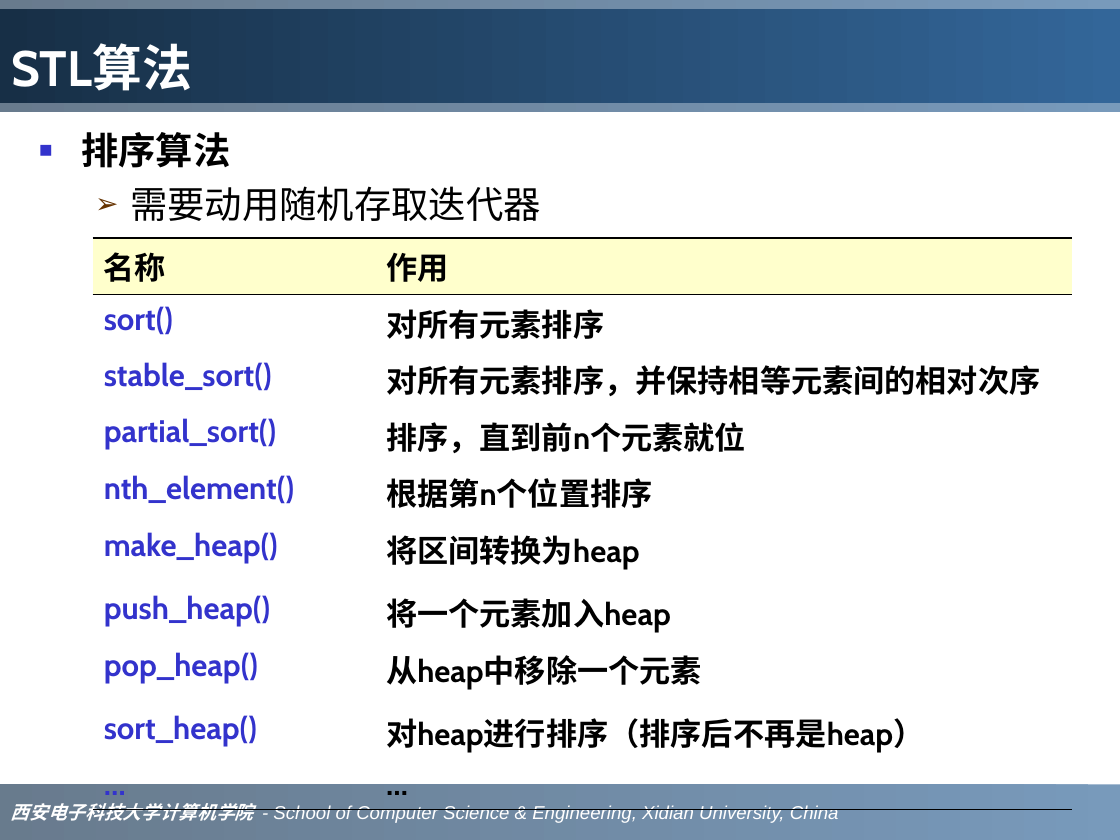
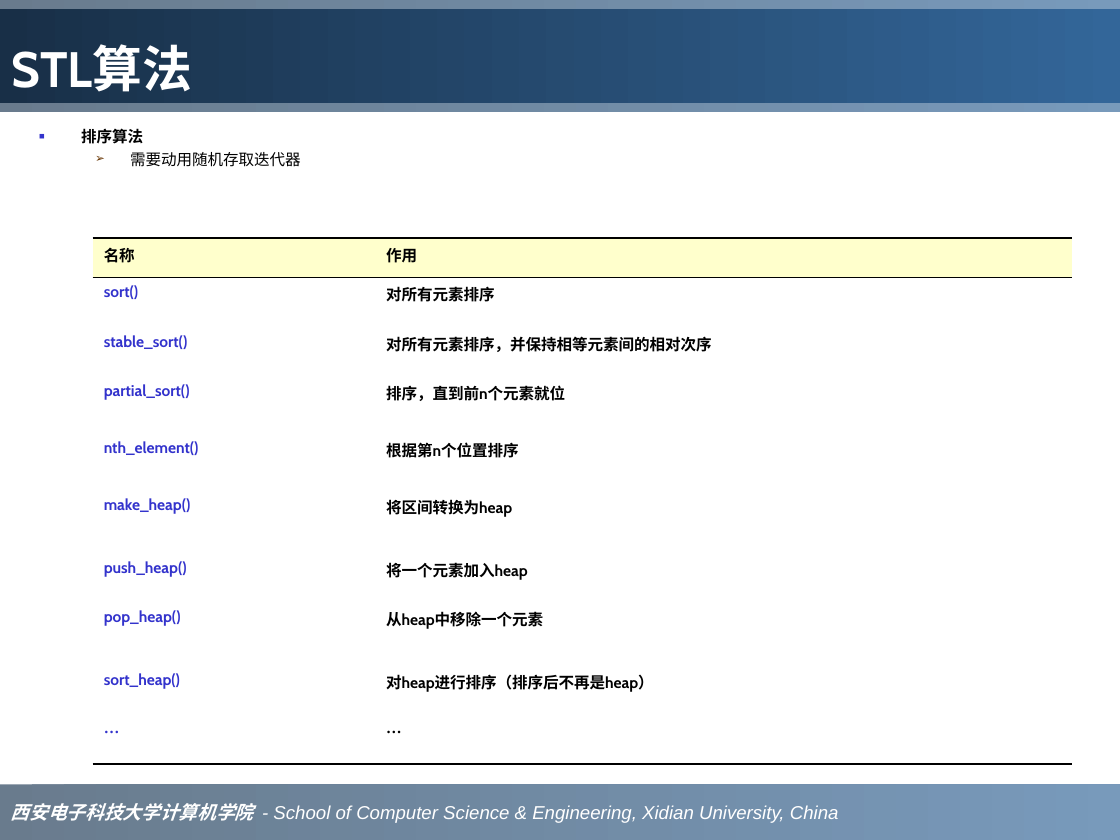
Before and after one commit to sinomiko/reading, a slide deck: slide 76 of source/CPP/C++-STL详解.ppt. Drawn at 1120x840 pixels with LibreOffice and Linux fonts; fonts in the diff are those of the drawing. Boxes give left, top, right and bottom in pixels: in the first picture for what was removed or moved away, otherwise in the second. Text is boxed around its words. In the diff, an @@ line names an element or a change of style, - is before the commit and + after.

```diff
--- a/source/CPP/C++-STL详解.ppt
+++ b/source/CPP/C++-STL详解.ppt
@@ text "排序算法" at bbox=[81, 128, 301, 167]: size 24 to 10 pt; less space between paragraphs @@
@@ table at bbox=[93, 239, 1072, 765] @@
@@ size 20 to 10 pt @@
@@ font Cabin to Times New Roman in "…", "…" @@
@@ less space between paragraphs @@
@@ rectangle "西安电子科技大学计算机学院 - School of Computer ..." at bbox=[0, 784, 1120, 840]: fill gradient #336699 to #1B3753 to gradient #1C3853 to #336699 @@
```
Also in this commit, not shown: 87 other slides changed, 2 other files.
